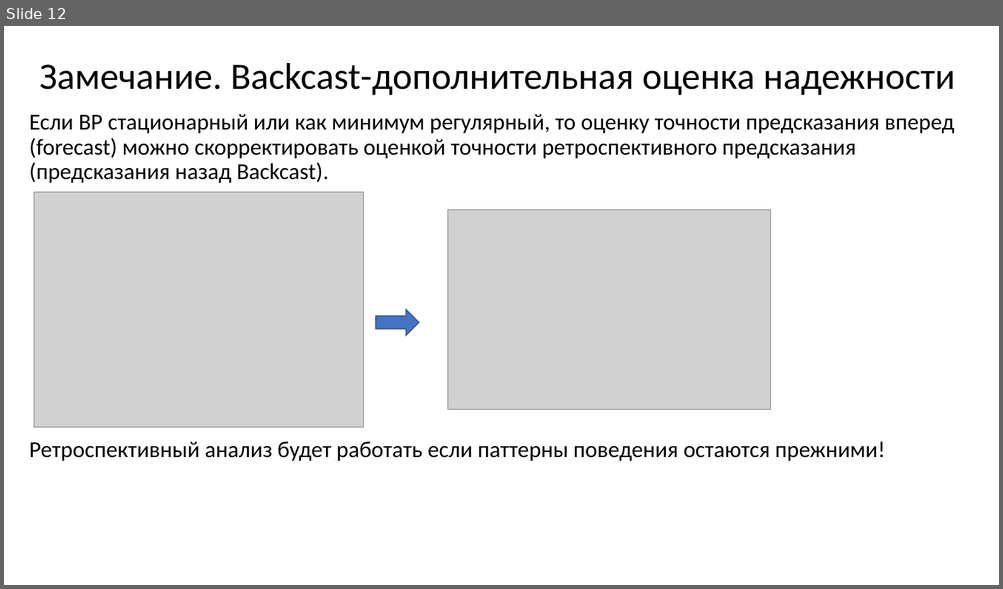
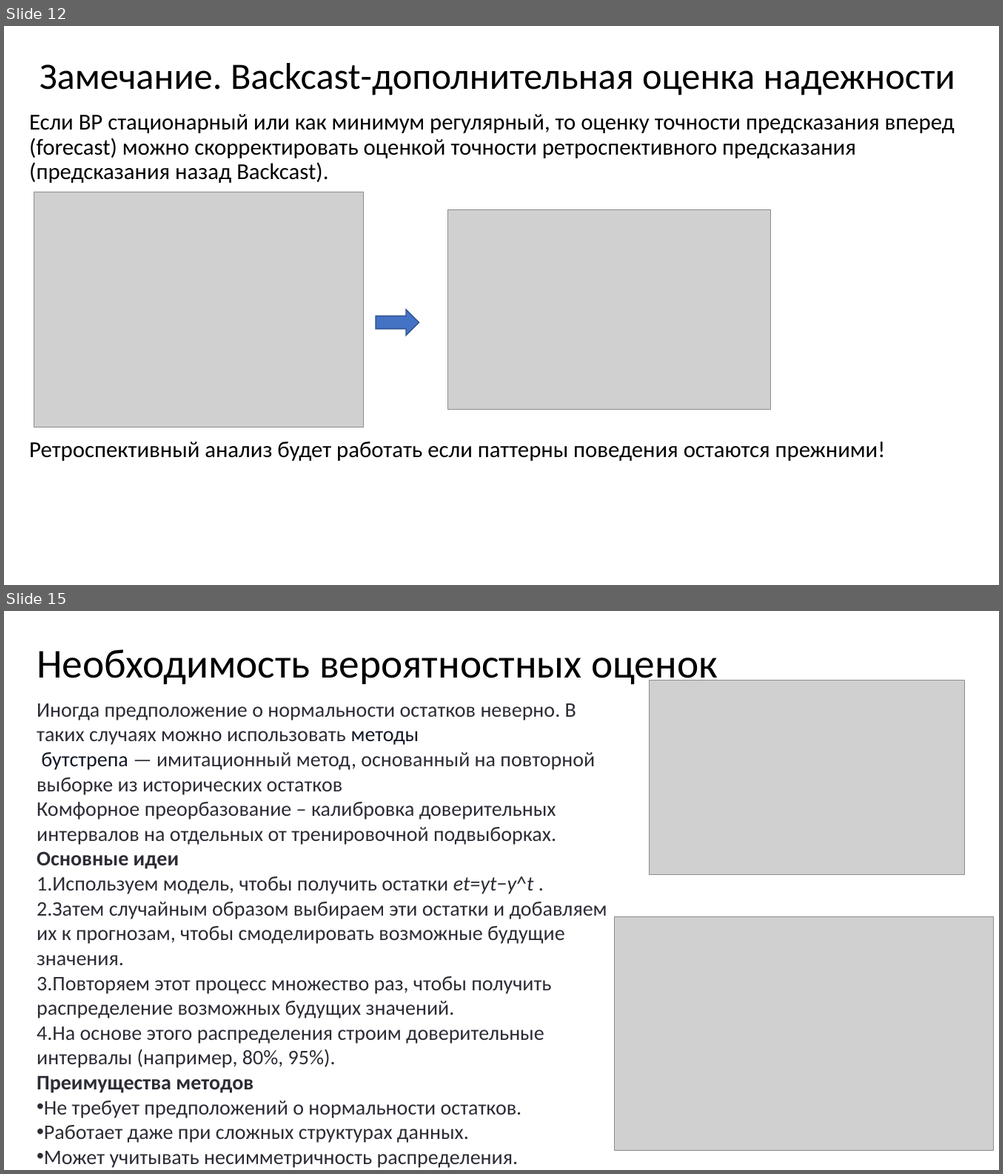
Before and after one commit to MVRonkin/TimeSeriesCourse, a slide deck: 2026/LEC/05-2 Оценка надежности предсказаний ВР.pptx. Shown one above the other, each under a label of ours: slide 12 before the commit, slides 12 and 15 after it; the slides between them are not shown. The pictures are 1003x589 and 1003x1174 pixels, drawn with LibreOffice and Linux fonts; fonts in the diff are those of the drawing; grey boxes stand for pictures. Boxes give left, top, right and bottom in pixels: in the first picture for what was removed or moved away, otherwise in the second. Text is boxed around its words. In the diff, an @@ line names an element or a change of style, - is before the commit and + after.

```diff
--- a/2026/LEC/05-2 Оценка надежности предсказаний ВР.pptx
+++ b/2026/LEC/05-2 Оценка надежности предсказаний ВР.pptx
@@ slide 15 added at <box>4,611,999,1170</box>, background #FFFFFF @@
@@ title added at <box>37,649,717,688</box>, 39.6 pt, text #000000 @@
+Необходимость вероятностных оценок
@@ picture added at <box>649,681,965,875</box> @@
@@ text added at <box>37,703,607,1168</box>, 20 pt, text #2C2C36 @@
+Иногда предположение о нормальности остатков неверно. В таких случаях можно использовать методы
+бутстрепа — имитационный метод, основанный на повторной выборке из исторических остатков
+Комфорное преорбазование – калибровка доверительных интервалов на отдельных от тренировочной подвыборках.
+Основные идеи
+1. Используем модель, чтобы получить остатки et=yt−y^t .
+2. Затем случайным образом выбираем эти остатки и добавляем их к прогнозам, чтобы смоделировать возможные будущие значения.
+3. Повторяем этот процесс множество раз, чтобы получить распределение возможных будущих значений.
+4. На основе этого распределения строим доверительные интервалы (например, 80%, 95%).
+Преимущества методов
+• Не требует предположений о нормальности остатков.
+• Работает даже при сложных структурах данных.
+• Может учитывать несимметричность распределения.
@@ picture added at <box>614,917,993,1152</box> @@
@@ page number added at <box>910,1150,922,1153</box>, 12 pt, text #8C8C8C @@
+15
```
Also in this commit, not shown: 7 slides changed, 1 other slide added, 1 slide removed, 1 other file.
